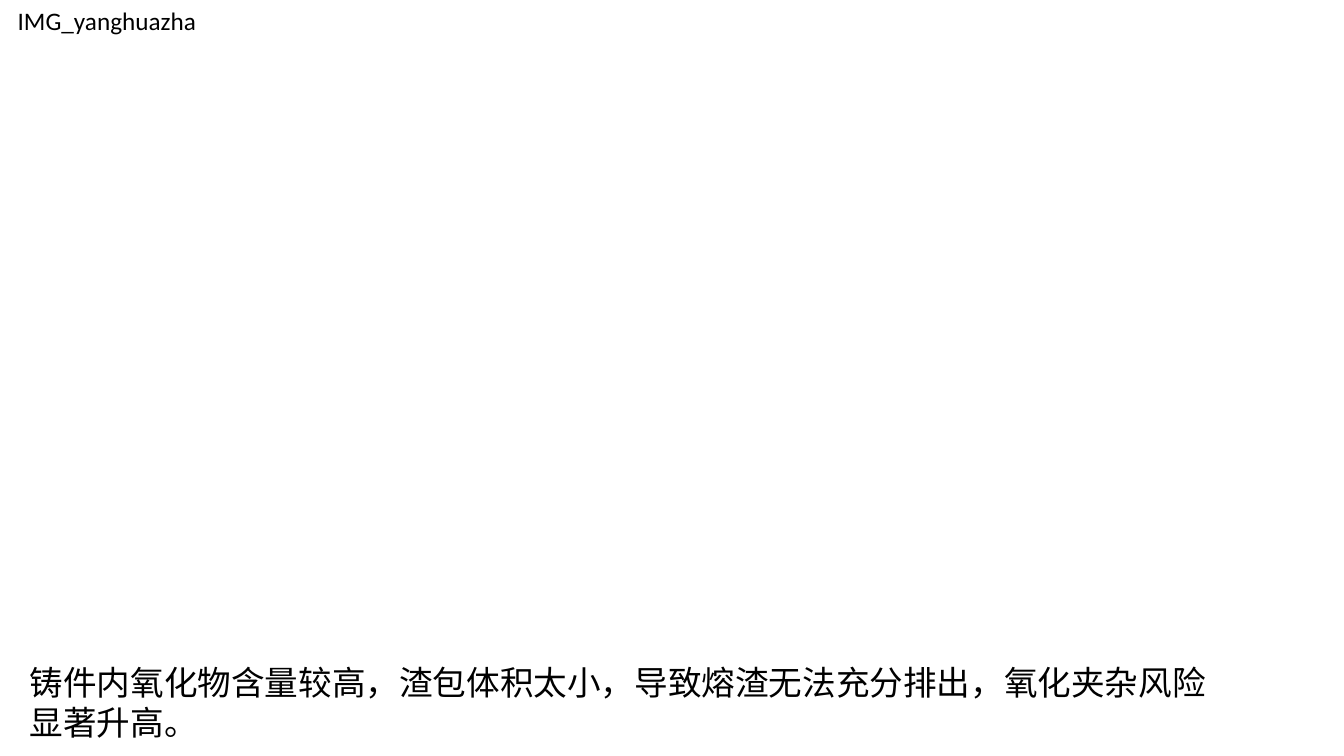
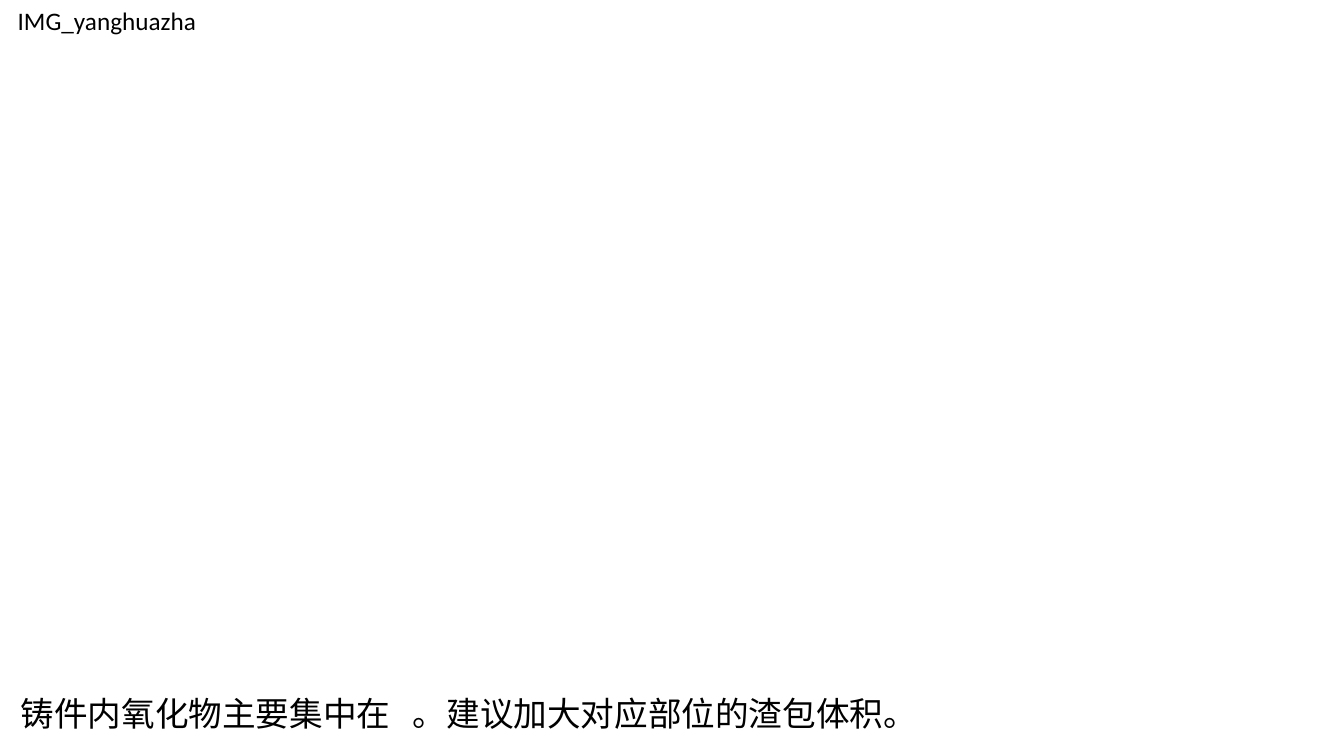
Before and after one commit to caomaowu/-----, a slide deck: slide 14 of 自动化模板4.pptx. Drawn at 1344x756 pixels with LibreOffice and Linux fonts; fonts in the diff are those of the drawing. Boxes give left, top, right and bottom in pixels: in the first picture for what was removed or moved away, otherwise in the second. Text is boxed around its words. In the diff, an @@ line names an element or a change of style, - is before the commit and + after.

```diff
--- a/自动化模板4.pptx
+++ b/自动化模板4.pptx
@@ text at (21, 697, 917, 729): text changed @@
-铸件内氧化物含量较高，渣包体积太小，导致熔渣无法充分排出，氧化夹杂风险显著升高。
+铸件内氧化物主要集中在 。建议加大对应部位的渣包体积。
```
Also in this commit, not shown: 6 other slides changed, 4 other files.
